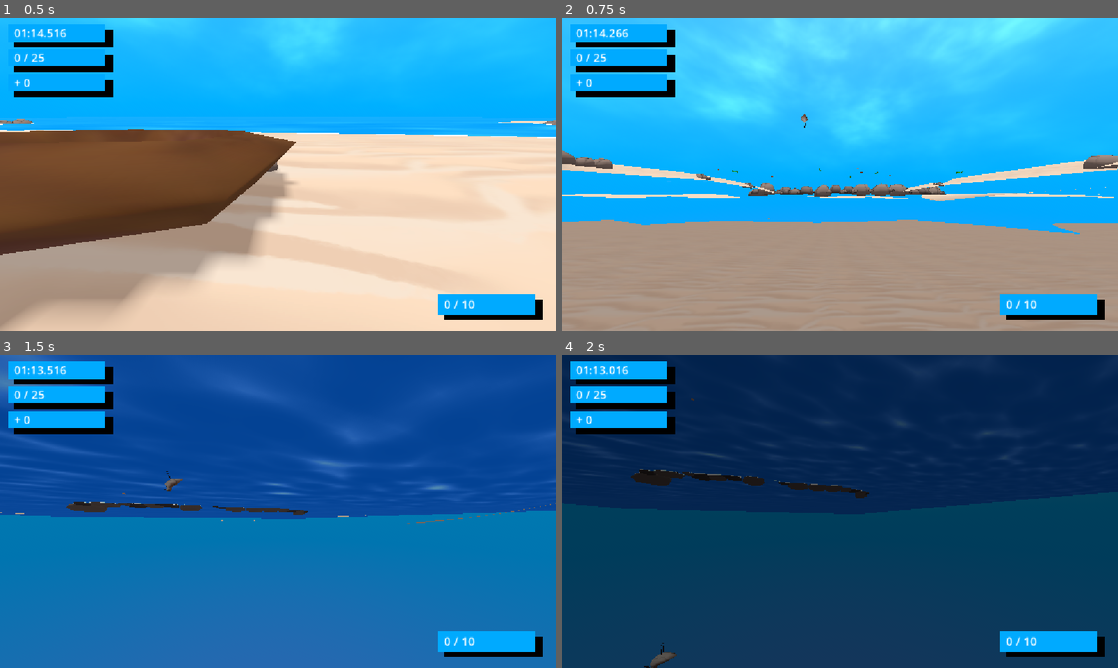
Above: before the commit, frames 1-4 (two rows, left to right).
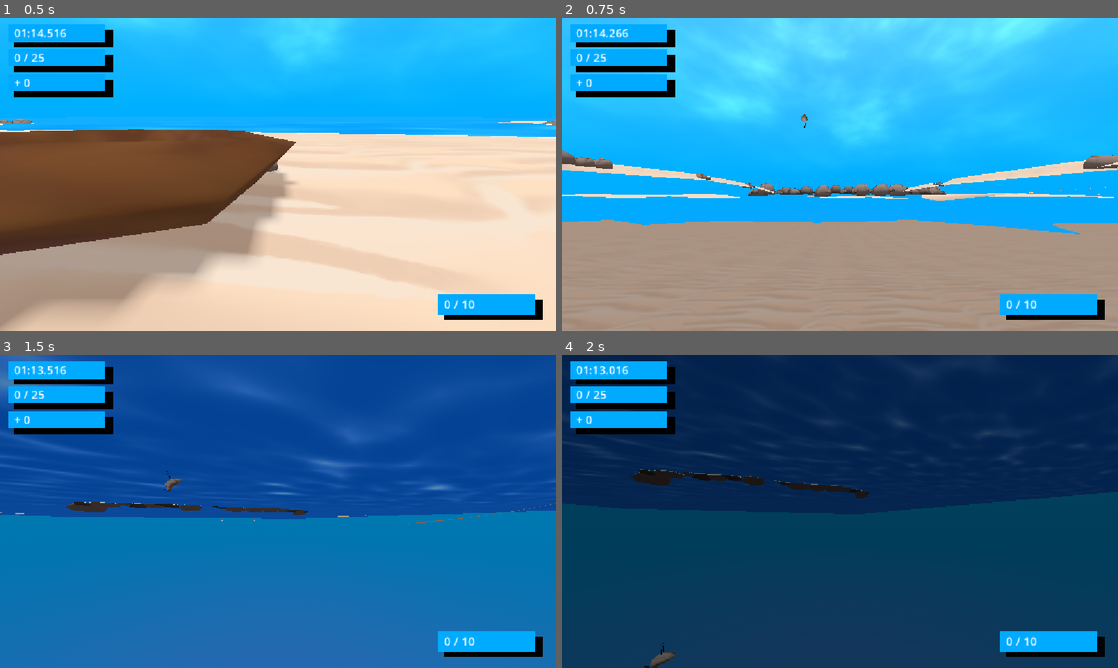
Above: after the commit, the same moments.

Repository: m-2ne-jr/treasuresoftheseaking
Game: Godot game, scene res://Scenes/Main.tscn
The game is run twice, just before and just after one commit, with the same random seed, the same clock (stepped at 60 frames per second) and the same inputs. Sound files missing from this copy of the repository are replaced by a short silence.
Inputs:
- Up to frame 1 (0.5 s): no input
- Up to frame 2 (0.75 s): hold D (move_right) from 0.53 s (still down); tap K (camera_down) at 0.6 s
- Up to frame 3 (1.5 s): release D (move_right) at 1.28 s; hold S (move_backward) from 1.28 s (still down); tap J (camera_left) at 1.35 s
- Up to frame 4 (2 s): keep holding S (move_backward)

Frame 1 is identical in both runs. In frame 2, less than 0.1% of the frame differs, in the area x 28-73%, y 48-65%; in frame 3, less than 0.1%; in frame 4, less than 0.1%.

Commit message:
Implemented object pool

Diff:
--- a/Scenes/Main.tscn
+++ b/Scenes/Main.tscn
@@ -1,11 +1,10 @@
-[gd_scene load_steps=112 format=3 uid="uid://dy6ak3imx5uxf"]
+[gd_scene load_steps=111 format=3 uid="uid://dy6ak3imx5uxf"]
 
 [ext_resource type="Shader" uid="uid://dtj2l7r68s4gd" path="res://Assets/Environment/Sky/sky_shader.tres" id="1_2w5on"]
 [ext_resource type="PackedScene" uid="uid://dd15elxx4yu6t" path="res://Assets/Environment/Beach/beach.glb" id="2_50glp"]
 [ext_resource type="PackedScene" uid="uid://7anpsfaqobl" path="res://Assets/Environment/Beach/SandDune.tscn" id="2_hwpts"]
 [ext_resource type="PackedScene" uid="uid://dr67jwlka4f4y" path="res://Assets/Environment/Nest/Nest.tscn" id="2_jw32o"]
 [ext_resource type="PackedScene" uid="uid://b2jhi147qhduj" path="res://Scenes/Environment/BIG_WAVE.tscn" id="2_rgh2o"]
-[ext_resource type="PackedScene" uid="uid://jpifec0xkcu7" path="res://Scenes/Objects/Treasure.tscn" id="2_s0mbb"]
 [ext_resource type="Script" uid="uid://bneb2jpkxrdcg" path="res://Scripts/Objects/TreasureDeathWall.gd" id="3_50glp"]
 [ext_resource type="Resource" uid="uid://de2wtdxxtk188" path="res://Data/TreasureCoin.tres" id="3_kln2b"]
 [ext_resource type="PackedScene" uid="uid://cbskvd00otjtq" path="res://Assets/Environment/FencePieces/FenceType1.tscn" id="7_2w5on"]
@@ -1051,68 +1050,6 @@
 [node name="CollisionShape3D" type="CollisionShape3D" parent="TreasureDeathWall"]
 shape = SubResource("BoxShape3D_bmxlf")
 
-[node name="StartingTreasures" type="Node3D" parent="."]
-
-[node name="Treasure" parent="StartingTreasures" instance=ExtResource("2_s0mbb")]
-transform = Transform3D(1, 0, 0, 0, 1, 0, 0, 0, 1, 12.854021, -0.22510064, -19.395895)
-treasure = ExtResource("3_kln2b")
-
-[node name="Treasure2" parent="StartingTreasures" instance=ExtResource("2_s0mbb")]
-transform = Transform3D(1, 0, 0, 0, 1, 0, 0, 0, 1, 2.1039014, -0.45263207, -19.679213)
-treasure = ExtResource("8_frkhe")
-
-[node name="Treasure3" parent="StartingTreasures" instance=ExtResource("2_s0mbb")]
-transform = Transform3D(1, 0, 0, 0, 1, 0, 0, 0, 1, -1.711149, -0.25144988, -21.12945)
-treasure = ExtResource("9_1p5hy")
-
-[node name="Treasure4" parent="StartingTreasures" instance=ExtResource("2_s0mbb")]
-transform = Transform3D(1, 0, 0, 0, 1, 0, 0, 0, 1, -2.4006681, -0.15667742, -18.578691)
-treasure = ExtResource("3_kln2b")
-
-[node name="Treasure5" parent="StartingTreasures" instance=ExtResource("2_s0mbb")]
-transform = Transform3D(1, 0, 0, 0, 1, 0, 0, 0, 1, -13.150787, -0.45387426, -18.86201)
-treasure = ExtResource("8_frkhe")
-
-[node name="Treasure6" parent="StartingTreasures" instance=ExtResource("2_s0mbb")]
-transform = Transform3D(1, 0, 0, 0, 1, 0, 0, 0, 1, 11.610025, -0.3149451, -14.886796)
-treasure = ExtResource("9_1p5hy")
-
-[node name="Treasure7" parent="StartingTreasures" instance=ExtResource("2_s0mbb")]
-transform = Transform3D(1, 0, 0, 0, 1, 0, 0, 0, 1, -6.3685575, -0.38397133, -16.00214)
-treasure = ExtResource("3_kln2b")
-
-[node name="Treasure8" parent="StartingTreasures" instance=ExtResource("2_s0mbb")]
-transform = Transform3D(1, 0, 0, 0, 1, 0, 0, 0, 1, -4.2858434, -0.3877765, -17.864151)
-treasure = ExtResource("8_frkhe")
-
-[node name="Treasure9" parent="StartingTreasures" instance=ExtResource("2_s0mbb")]
-transform = Transform3D(1, 0, 0, 0, 1, 0, 0, 0, 1, 8.127087, -0.25008756, -18.6717)
-treasure = ExtResource("9_1p5hy")
-
-[node name="Treasure10" parent="StartingTreasures" instance=ExtResource("2_s0mbb")]
-transform = Transform3D(1, 0, 0, 0, 1, 0, 0, 0, 1, 9.964197, -0.58965313, -13.158993)
-treasure = ExtResource("3_kln2b")
-
-[node name="Treasure11" parent="StartingTreasures" instance=ExtResource("2_s0mbb")]
-transform = Transform3D(1, 0, 0, 0, 1, 0, 0, 0, 1, -1.4705582, -0.5934583, -14.145924)
-treasure = ExtResource("8_frkhe")
-
-[node name="Treasure12" parent="StartingTreasures" instance=ExtResource("2_s0mbb")]
-transform = Transform3D(1, 0, 0, 0, 1, 0, 0, 0, 1, -0.9110117, -0.45576936, -14.953472)
-treasure = ExtResource("9_1p5hy")
-
-[node name="Treasure13" parent="StartingTreasures" instance=ExtResource("2_s0mbb")]
-transform = Transform3D(1, 0, 0, 0, 1, 0, 0, 0, 1, 10.564688, -0.38397133, -16.00214)
-treasure = ExtResource("3_kln2b")
-
-[node name="Treasure14" parent="StartingTreasures" instance=ExtResource("2_s0mbb")]
-transform = Transform3D(1, 0, 0, 0, 1, 0, 0, 0, 1, 12.260404, -0.3877765, -17.864151)
-treasure = ExtResource("8_frkhe")
-
-[node name="Treasure15" parent="StartingTreasures" instance=ExtResource("2_s0mbb")]
-transform = Transform3D(1, 0, 0, 0, 1, 0, 0, 0, 1, 7.7120075, -3.3987615, -18.6717)
-treasure = ExtResource("9_1p5hy")
-
 [node name="TreasureSpawns" type="Node3D" parent="."]
 
 [node name="Depth1" type="Node3D" parent="TreasureSpawns"]
@@ -1385,7 +1322,7 @@
 shape = SubResource("BoxShape3D_yn2g2")
 debug_color = Color(0, 0, 0, 1)
 
-[connection signal="body_entered" from="TreasureDeathWall" to="TreasureDeathWall" method="_on_body_entered"]
-[connection signal="body_exited" from="TreasureDeathWall" to="TreasureDeathWall" method="_on_body_exited"]
+[connection signal="body_entered" from="TreasureDeathWall" to="TreasureDeathWall" method="destroy_object"]
+[connection signal="body_exited" from="TreasureDeathWall" to="TreasureDeathWall" method="destroy_object"]
 
 [editable path="Beach"]
--- a/Scripts/Components/CarrierComponent.gd
+++ b/Scripts/Components/CarrierComponent.gd
@@ -35,9 +35,8 @@
 	var pickup_sfx := SoundManager.sound_library["sfx_treasure_pickup"]
 	SoundManager.play_sound(pickup_sfx)
 
-	treasure_object.queue_free()
-	await treasure_object.tree_exited
-	SignalBus.treasure_object_destroyed.emit()
+	TreasurePool.return_object_to_pool(treasure_object)
+	SignalBus.treasure_object_cleared.emit()
 
 	add_treasure_to_list(treasure)
 	SignalBus.treasure_acquired.emit(true)
--- a/Scripts/Components/TreasureLauncher.gd
+++ b/Scripts/Components/TreasureLauncher.gd
@@ -1,7 +1,6 @@
 class_name TreasureSpawner
 extends Node3D
 
-@export var treasure_object_scene: PackedScene
 @export var spawn_arc_width = 30
 
 @export var spawn_force: int = 3
@@ -14,7 +13,6 @@
 
 func spawn_treasure_with_force(treasure: Treasure, speed: float):
 	var new_object: TreasureObject = setup_treasure_object(treasure)
-	get_tree().root.add_child(new_object)
 	new_object.animation_player.play("wait_allow_pick_up")
 
 	var modified_speed: float = speed * speed_affect_mod
@@ -22,16 +20,15 @@
 
 func spawn_treasure_as_drop(treasure: Treasure):
 	var new_object: TreasureObject = setup_treasure_object(treasure)
-	get_tree().root.add_child(new_object)
 	new_object.scale *= drop_scale_factor
 	new_object.hitbox.disabled = true
 
 	drop_object(new_object)
 	await get_tree().create_timer(drop_treasure_lifetime).timeout
-	new_object.queue_free()
+	TreasurePool.return_object_to_pool(new_object)
 
 func setup_treasure_object(treasure: Treasure) -> TreasureObject:
-	var treasure_object = treasure_object_scene.instantiate() as TreasureObject
+	var treasure_object = TreasurePool.get_object_from_pool(treasure)
 	treasure_object.treasure = treasure
 	treasure_object.wave_created_on = GameMaster.current_wave + 1
 	treasure_object.can_be_picked_up = false
--- a/Scripts/Components/TreasureSpawner.gd
+++ b/Scripts/Components/TreasureSpawner.gd
@@ -1,6 +1,4 @@
 extends Node3D
-
-@export var treasure_object_scene: PackedScene
 
 func _on_spawner_exited(_area_rid: RID, area: Area3D, area_shape_index: int, _local_shape_index: int) -> void:
 	if !is_able_to_spawn(area):
@@ -12,16 +10,13 @@
 	var treasures_to_spawn = get_treasure_spawn_count(area)
 
 	SignalBus.treasures_being_spawned.emit(true)
-	for x in range(treasures_to_spawn):
-		var treasure_object = get_treasure_to_spawn()
+	for i in treasures_to_spawn:
 		var spawn_position: Vector3 = get_spawn_position(area, shape)
 		var treasure = get_treasure_from_area(area)
 		if treasure == null:
 			return
 
-		treasure_object.treasure = treasure
-		get_node("/root/World").add_child.call_deferred(treasure_object)
-		await treasure_object.tree_entered
+		var treasure_object = get_treasure_to_spawn(treasure)
 		treasure_object.global_position = spawn_position
 		treasure_object.global_rotation.y = randf_range(-1, 1)
 	SignalBus.treasures_being_spawned.emit(false)
@@ -36,8 +31,8 @@
 	var treasures_to_spawn: int = randi_range(treasure_spawn_min, treasure_spawn_max)
 	return treasures_to_spawn
 
-func get_treasure_to_spawn() -> TreasureObject:
-	var treasure_object = treasure_object_scene.instantiate() as TreasureObject
+func get_treasure_to_spawn(treasure: Treasure) -> TreasureObject:
+	var treasure_object = TreasurePool.get_object_from_pool(treasure)
 	treasure_object.wave_created_on = GameMaster.current_wave
 	return treasure_object
 
@@ -122,4 +117,4 @@
 		return
 	var treasure_object = body as TreasureObject
 	if treasure_object.wave_created_on < GameMaster.current_wave:
-		treasure_object.queue_free()
+		TreasurePool.return_object_to_pool(treasure_object)
--- a/Scripts/Objects/Nest.gd
+++ b/Scripts/Objects/Nest.gd
@@ -9,8 +9,8 @@
 	GameMaster.current_points += body.treasure.value
 	play_animation()
 	SoundManager.play_sound(SoundManager.sound_library["sfx_treasure_bank_single"])
-	body.queue_free()
-	SignalBus.treasure_object_destroyed.emit()
+	TreasurePool.return_object_to_pool(body)
+	SignalBus.treasure_object_cleared.emit()
 
 func play_animation():
 	animation_player.stop()
--- a/Scripts/Objects/TreasureDeathWall.gd
+++ b/Scripts/Objects/TreasureDeathWall.gd
@@ -1,9 +1,8 @@
 extends Area3D
 
-func _on_body_entered(body: Node3D) -> void:
+func destroy_object(obj: Node3D) -> void:
 	print_debug("Fallthrough detected.")
-	body.queue_free()
-
-func _on_body_exited(body: Node3D) -> void:
-	print_debug("Fallthrough detected.")
-	body.queue_free()
+	if !obj is TreasureObject:
+		obj.queue_free()
+		return
+	TreasurePool.return_object_to_pool(obj)
--- a/Scripts/Objects/TreasureObject.gd
+++ b/Scripts/Objects/TreasureObject.gd
@@ -5,27 +5,37 @@
 @onready var animation_player: AnimationPlayer = %AnimationPlayer
 
 @export var treasure: Treasure
+var visual_instance: Node3D
 
 var can_be_picked_up: bool = true
 var wave_created_on: int = 0
 
 signal pickup_ready(treasure_object: TreasureObject)
 
+const COLL_MASK := 15
+
 func _ready() -> void:
-	if treasure == null:
-		queue_free()
+	SignalBus.treasure_object_cleared.connect(reactivate_physics)
 
-	var visual_instance = treasure.visual_scene.instantiate()
-	add_child(visual_instance)
-
+func activate_object(new_treasure: Treasure):
+	process_mode = Node.PROCESS_MODE_INHERIT
+	treasure = new_treasure
 	mass = treasure.weight
 	hitbox.shape = treasure.hitbox_shape
 
-	SignalBus.treasure_object_destroyed.connect(reactivate_physics)
+	visual_instance = treasure.visual_scene.instantiate() as Node3D
+	add_child(visual_instance)
+
+func reset_object():
+	process_mode = Node.PROCESS_MODE_DISABLED
+
+	if visual_instance == null:
+		return
+	visual_instance.queue_free()
 
 func allow_pick_up():
 	can_be_picked_up = true
-	collision_mask = 15
+	collision_mask = COLL_MASK
 	pickup_ready.emit(self)
 
 func reactivate_physics():
--- a/Scripts/SignalBus.gd
+++ b/Scripts/SignalBus.gd
@@ -27,7 +27,7 @@
 @warning_ignore("unused_signal")
 signal treasure_acquired(successful: bool)
 @warning_ignore("unused_signal")
-signal treasure_object_destroyed
+signal treasure_object_cleared
 @warning_ignore("unused_signal")
 signal treasures_being_spawned(state: bool)
 
--- /dev/null
+++ b/Scripts/TreasurePool.gd
@@ -0,0 +1,42 @@
+extends Node3D
+
+var treasure_pool: Array[TreasureObject]
+
+const TREASURE_OBJECT_SCENE = preload("res://Scenes/Objects/Treasure.tscn")
+const INITIAL_POOL_SIZE: int = 120
+const POOL_SIZE_INCREMENT: int = 10
+
+func _ready() -> void:
+	load_treasure_pool()
+	SignalBus.game_restarted.connect(load_treasure_pool)
+
+func load_treasure_pool() -> void:
+	clear_pool()
+	extend_pool(INITIAL_POOL_SIZE)
+
+func clear_pool() -> void:
+	treasure_pool.clear()
+	for child in get_children():
+		child.queue_free()
+
+func get_object_from_pool(treasure: Treasure) -> TreasureObject:
+	if treasure_pool.is_empty():
+		extend_pool(POOL_SIZE_INCREMENT)
+	var front_treasure: TreasureObject = treasure_pool.pop_front()
+	print_debug("Objects in pool: ", treasure_pool.size())
+	front_treasure.activate_object(treasure)
+	return front_treasure
+
+func extend_pool(new_obj_count: int):
+	for i in new_obj_count:
+		var treasure_obj = TREASURE_OBJECT_SCENE.instantiate() as TreasureObject
+		add_child(treasure_obj)
+		return_object_to_pool(treasure_obj)
+
+func return_object_to_pool(treasure: TreasureObject) -> void:
+	treasure.reset_object()
+	treasure.global_position = Vector3.ZERO
+	treasure.global_rotation = Vector3.ZERO
+	treasure.scale = Vector3.ONE
+	treasure_pool.append(treasure)
+	print_debug("Objects in pool: ", treasure_pool.size())
--- a/project.godot
+++ b/project.godot
@@ -20,6 +20,7 @@
 GameMaster="*res://Scripts/GameMaster.gd"
 SignalBus="*res://Scripts/SignalBus.gd"
 SoundManager="*res://Scripts/SoundManager.gd"
+TreasurePool="*res://Scripts/TreasurePool.gd"
 
 [display]
 
Not shown, added: Scripts/TreasurePool.gd.uid
